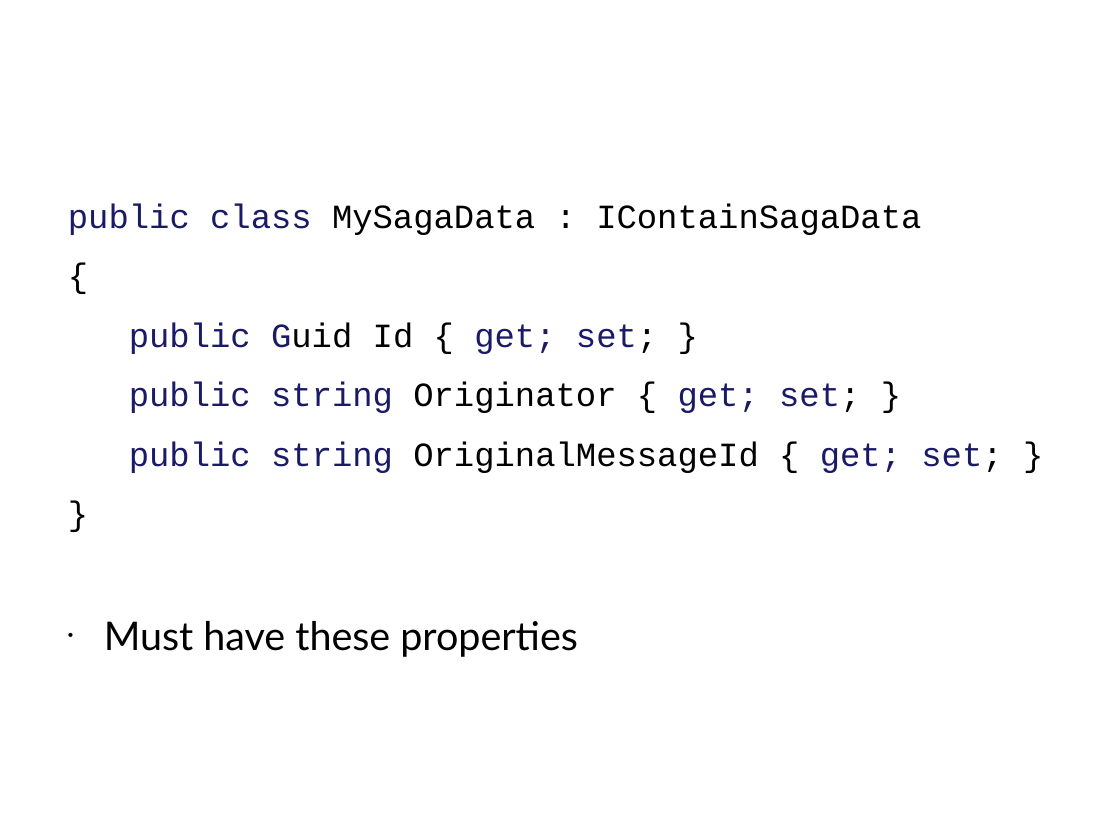
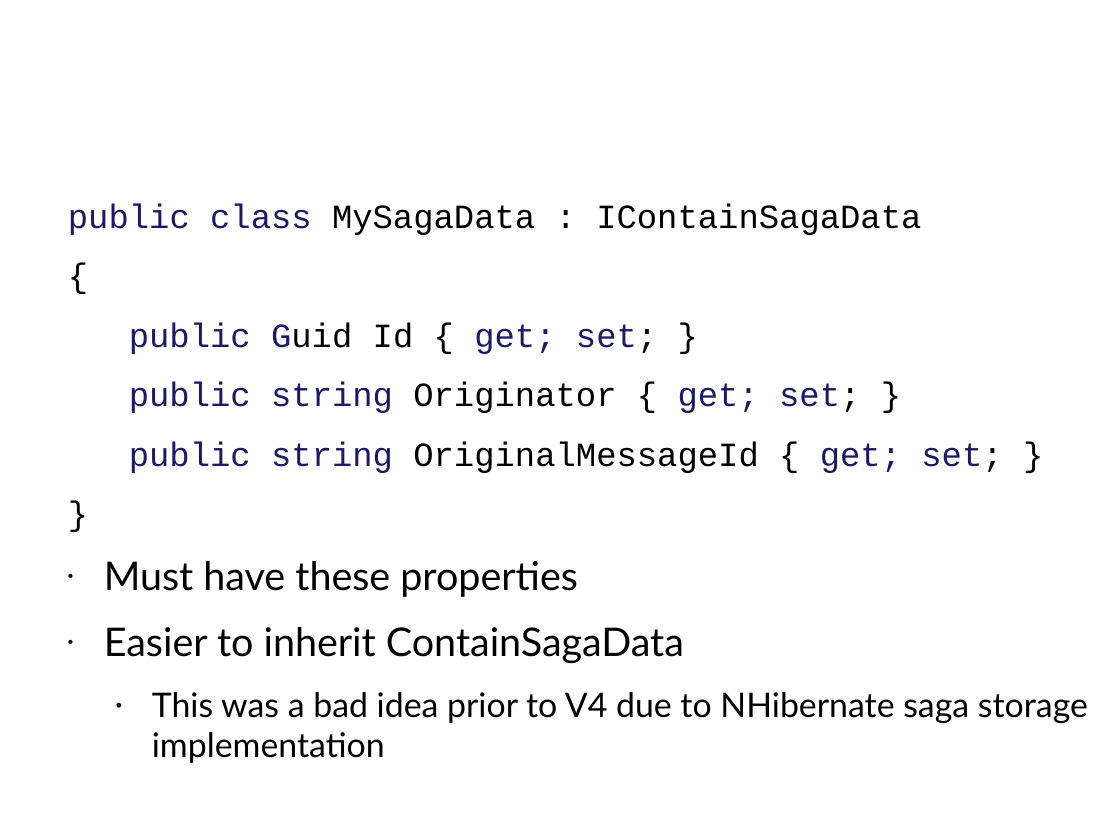
Before and after one commit to Particular/Course.Slides, a slide deck: slide 165 of EnterpriseDevelopmentWithNServiceBus.pptx. Drawn at 1120x840 pixels with LibreOffice and Linux fonts; fonts in the diff are those of the drawing; background and template pictures are left out. Boxes give left, top, right and bottom in pixels: in the first picture for what was removed or moved away, otherwise in the second. Text is boxed around its words. In the diff, an @@ line names an element or a change of style, - is before the commit and + after.

```diff
--- a/EnterpriseDevelopmentWithNServiceBus.pptx
+++ b/EnterpriseDevelopmentWithNServiceBus.pptx
@@ text at <box>104,627,1088,763</box>: paragraphs added @@
+• Easier to inherit ContainSagaData
+  • This was a bad idea prior to V4 due to NHibernate saga storage implementation
```
Also in this commit, not shown: 6 other slides changed.
